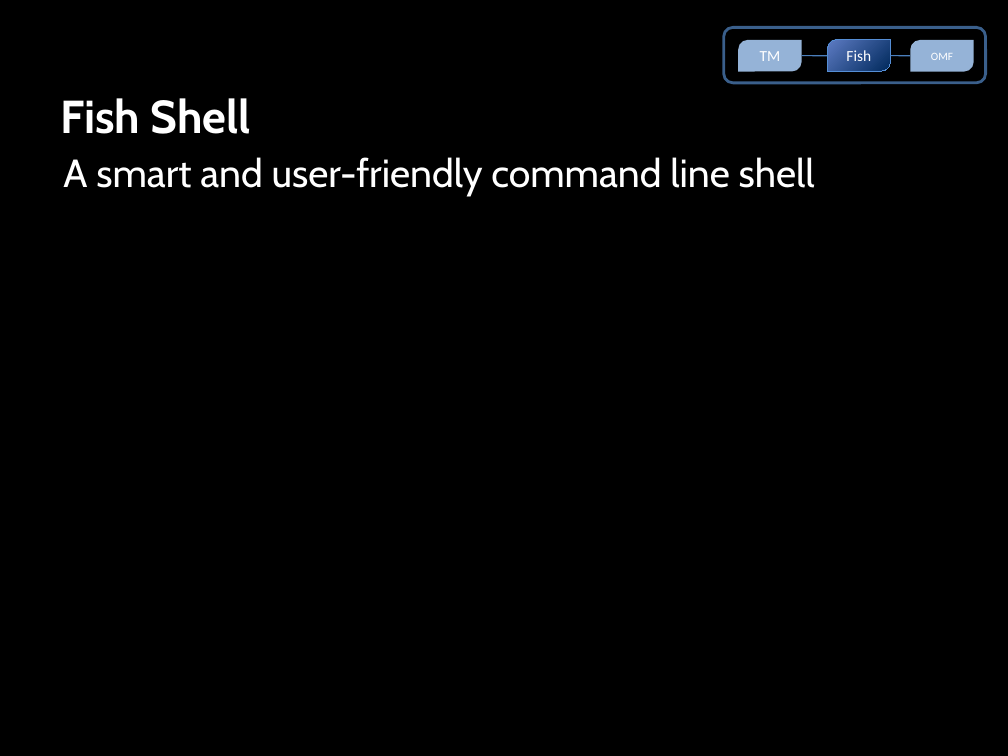
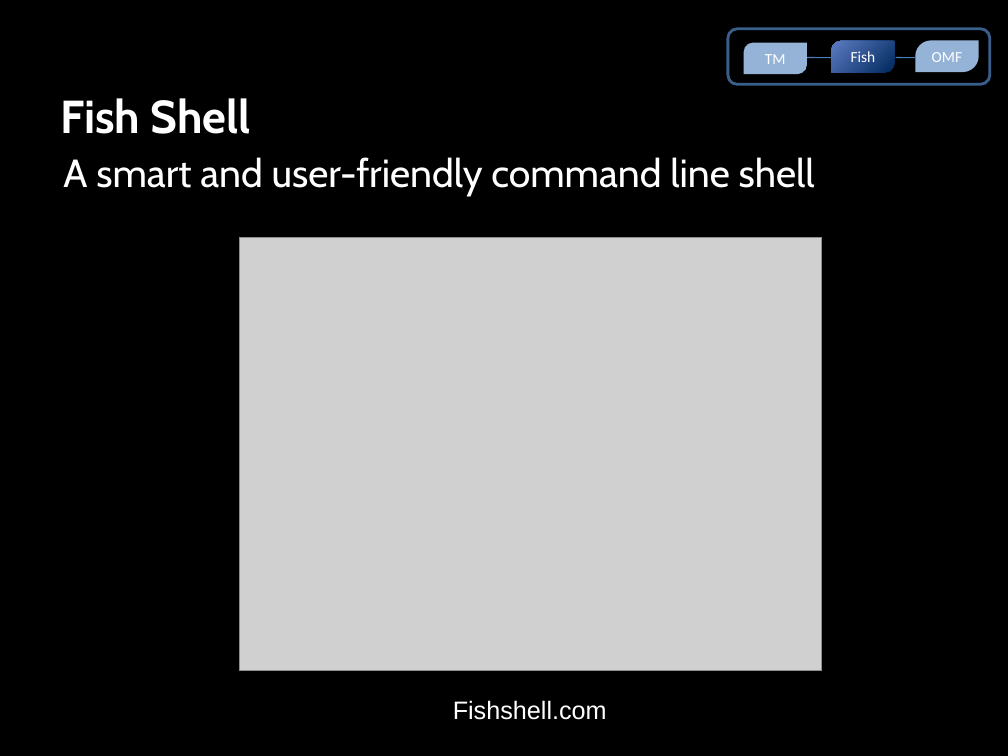
Before and after one commit to paiva/terminal, a slide deck: slide 13 of presentation/terminal.pptx (slide 11 before the commit). Drawn at 1008x756 pixels with LibreOffice and Linux fonts; fonts in the diff are those of the drawing; grey boxes stand for pictures. Boxes give left, top, right and bottom in pixels: in the first picture for what was removed or moved away, otherwise in the second. Text is boxed around its words. In the diff, an @@ line names an element or a change of style, - is before the commit and + after.

```diff
--- a/presentation/terminal.pptx
+++ b/presentation/terminal.pptx
@@ round diag rect "TM": place and size @@
-round diag rect "TM" at bbox=[738, 39, 801, 71]
+round diag rect "TM" at bbox=[744, 42, 807, 74]
@@ round diag rect "Fish" at bbox=[832, 41, 895, 73]: outline #558ED5 0.75 pt to none @@
@@ 2 round diag rects, 2 lines, 1 rounded rectangle: place and size @@
-2 round diag rects, 2 lines, 1 rounded rectangle at bbox=[724, 27, 986, 83]
+2 round diag rects, 2 lines, 1 rounded rectangle at bbox=[728, 29, 990, 85]
@@ round diag rect "OMF" at bbox=[915, 40, 979, 72]: size 8 to 11 pt; proportions changed @@
@@ picture added at bbox=[240, 238, 822, 671] @@
@@ text added at bbox=[453, 700, 607, 720], 18 pt, text #FFFFFF @@
+Fishshell.com
```
Also in this commit, not shown: 4 other slides changed, 10 slides added, 3 slides removed.
